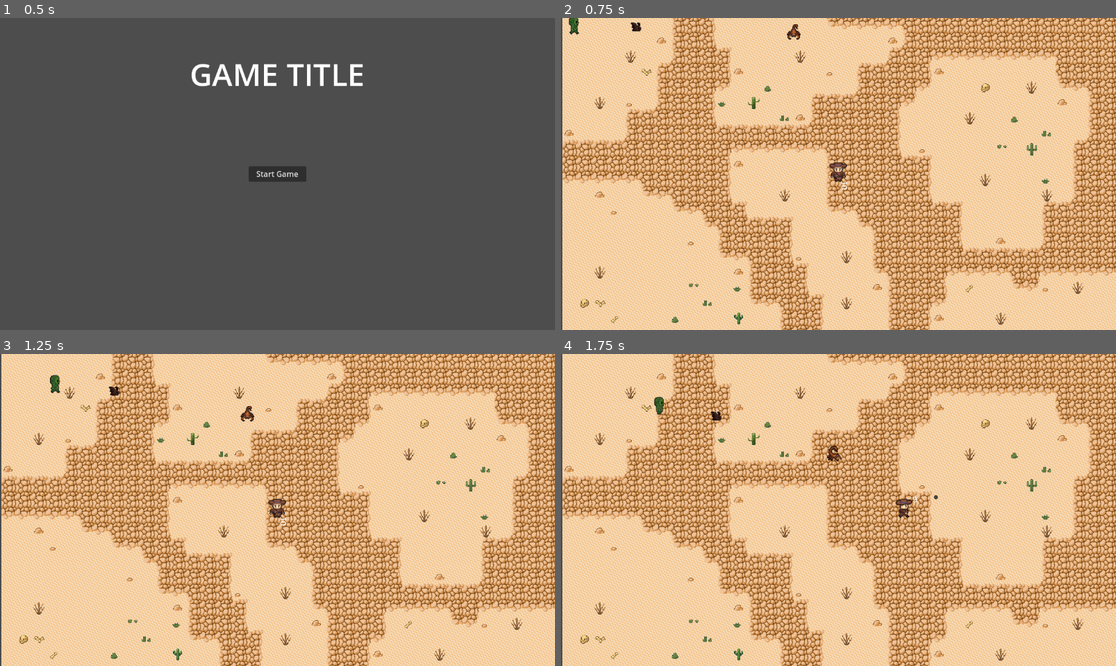
Above: before the commit, frames 1-4 (two rows, left to right).
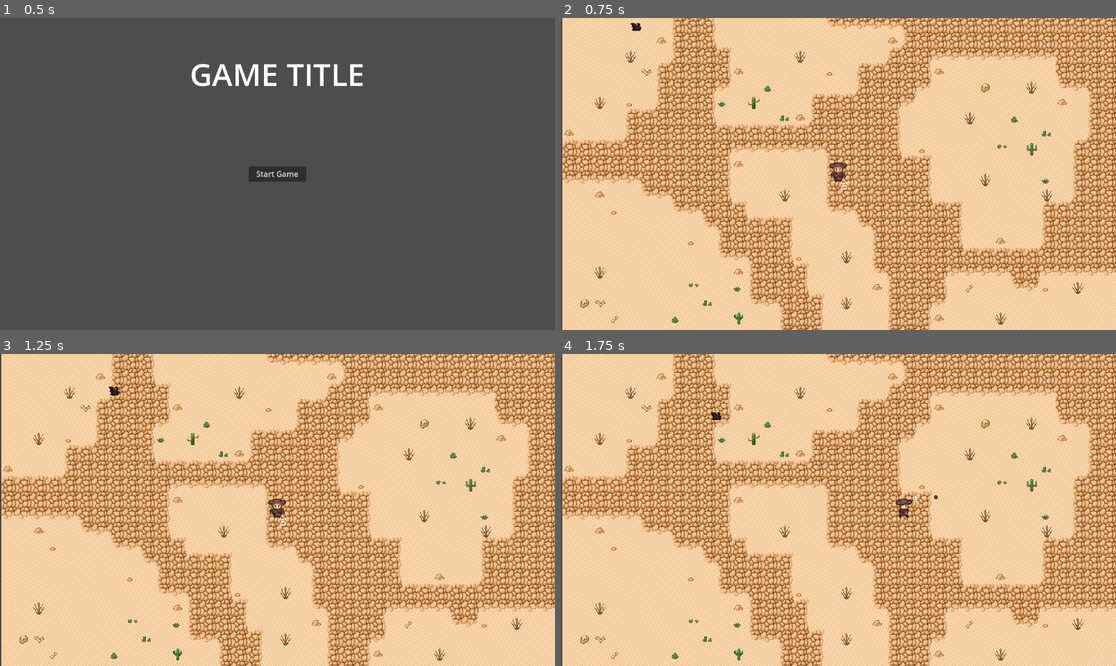
Above: after the commit, the same moments.

Repository: elloco02/gae-final-assignment
Game: Godot game, scene res://main_menu/main_menu.tscn
The game is run twice, just before and just after one commit, with the same random seed, the same clock (stepped at 60 frames per second) and the same inputs.
Inputs (mouse positions are in pixels of both pictures, inside the frame that each line leads up to):
- Up to frame 1 (0.5 s): no input
- Up to frame 2 (0.75 s): click "Start Game" at 0.5 s
- Up to frame 3 (1.25 s): no input
- Up to frame 4 (1.75 s): move the mouse to (960, 494) at 1.27 s; hold D (right) from 1.28 s (still down); click (960, 494) at 1.35 s

Frame 1 is identical in both runs. In frame 2, 0.2% of the frame differs, in the area x 1-44%, y 0-7%; in frame 3, 0.2%; in frame 4, 0.2%.

Commit message:
updated bat

Diff:
--- a/neues-spiel/enemies/bat/bat.tscn
+++ b/neues-spiel/enemies/bat/bat.tscn
@@ -10,55 +10,131 @@
 [ext_resource type="PackedScene" uid="uid://doqqe02jv0c2n" path="res://enemies/enemy_melee_attack.tscn" id="7_ss5yy"]
 [ext_resource type="Resource" uid="uid://ddsjkofmwt1pe" path="res://enemies/bat/bat_attack.tres" id="8_f0cyw"]
 
+[sub_resource type="AtlasTexture" id="AtlasTexture_do1l7"]
+atlas = ExtResource("2_do1l7")
+region = Rect2(384, 0, 32, 32)
+
 [sub_resource type="AtlasTexture" id="AtlasTexture_hpvq7"]
 atlas = ExtResource("2_do1l7")
-region = Rect2(0, 0, 32, 32)
+region = Rect2(480, 0, 32, 32)
 
 [sub_resource type="AtlasTexture" id="AtlasTexture_swikw"]
 atlas = ExtResource("2_do1l7")
-region = Rect2(96, 0, 32, 32)
+region = Rect2(448, 0, 32, 32)
 
 [sub_resource type="AtlasTexture" id="AtlasTexture_mrbmq"]
 atlas = ExtResource("2_do1l7")
-region = Rect2(64, 0, 32, 32)
+region = Rect2(416, 0, 32, 32)
 
 [sub_resource type="AtlasTexture" id="AtlasTexture_o7jqe"]
 atlas = ExtResource("2_do1l7")
-region = Rect2(32, 0, 32, 32)
+region = Rect2(128, 0, 32, 32)
+
+[sub_resource type="AtlasTexture" id="AtlasTexture_l2dbv"]
+atlas = ExtResource("2_do1l7")
+region = Rect2(160, 0, 32, 32)
+
+[sub_resource type="AtlasTexture" id="AtlasTexture_cl02q"]
+atlas = ExtResource("2_do1l7")
+region = Rect2(320, 0, 32, 32)
+
+[sub_resource type="AtlasTexture" id="AtlasTexture_2kly7"]
+atlas = ExtResource("2_do1l7")
+region = Rect2(352, 0, 32, 32)
+
+[sub_resource type="AtlasTexture" id="AtlasTexture_c1vmm"]
+atlas = ExtResource("2_do1l7")
+region = Rect2(256, 0, 32, 32)
+
+[sub_resource type="AtlasTexture" id="AtlasTexture_r3l51"]
+atlas = ExtResource("2_do1l7")
+region = Rect2(288, 0, 32, 32)
+
+[sub_resource type="AtlasTexture" id="AtlasTexture_v8j82"]
+atlas = ExtResource("2_do1l7")
+region = Rect2(192, 0, 32, 32)
+
+[sub_resource type="AtlasTexture" id="AtlasTexture_nk8im"]
+atlas = ExtResource("2_do1l7")
+region = Rect2(224, 0, 32, 32)
 
 [sub_resource type="SpriteFrames" id="SpriteFrames_l2dbv"]
 animations = [{
 "frames": [{
 "duration": 1.0,
+"texture": SubResource("AtlasTexture_do1l7")
+}],
+"loop": false,
+"name": &"attack_down",
+"speed": 5.0
+}, {
+"frames": [{
+"duration": 1.0,
 "texture": SubResource("AtlasTexture_hpvq7")
 }],
-"loop": true,
-"name": &"walk_down",
+"loop": false,
+"name": &"attack_left",
 "speed": 5.0
 }, {
 "frames": [{
 "duration": 1.0,
 "texture": SubResource("AtlasTexture_swikw")
 }],
-"loop": true,
-"name": &"walk_left",
+"loop": false,
+"name": &"attack_right",
 "speed": 5.0
 }, {
 "frames": [{
 "duration": 1.0,
 "texture": SubResource("AtlasTexture_mrbmq")
 }],
-"loop": true,
-"name": &"walk_right",
+"loop": false,
+"name": &"attack_up",
 "speed": 5.0
 }, {
 "frames": [{
 "duration": 1.0,
 "texture": SubResource("AtlasTexture_o7jqe")
+}, {
+"duration": 1.0,
+"texture": SubResource("AtlasTexture_l2dbv")
+}],
+"loop": true,
+"name": &"walk_down",
+"speed": 10.0
+}, {
+"frames": [{
+"duration": 1.0,
+"texture": SubResource("AtlasTexture_cl02q")
+}, {
+"duration": 1.0,
+"texture": SubResource("AtlasTexture_2kly7")
+}],
+"loop": true,
+"name": &"walk_left",
+"speed": 10.0
+}, {
+"frames": [{
+"duration": 1.0,
+"texture": SubResource("AtlasTexture_c1vmm")
+}, {
+"duration": 1.0,
+"texture": SubResource("AtlasTexture_r3l51")
+}],
+"loop": true,
+"name": &"walk_right",
+"speed": 10.0
+}, {
+"frames": [{
+"duration": 1.0,
+"texture": SubResource("AtlasTexture_v8j82")
+}, {
+"duration": 1.0,
+"texture": SubResource("AtlasTexture_nk8im")
 }],
 "loop": true,
 "name": &"walk_up",
-"speed": 5.0
+"speed": 10.0
 }]
 
 [sub_resource type="RectangleShape2D" id="RectangleShape2D_4k4o5"]
--- a/neues-spiel/utility/level.tscn
+++ b/neues-spiel/utility/level.tscn
@@ -29,9 +29,11 @@
 player = NodePath("../../Player")
 
 [node name="CactusDude" parent="." instance=ExtResource("4_7lyf1")]
+visible = false
 
 [node name="Bat" parent="." instance=ExtResource("5_6utho")]
 position = Vector2(131, 0)
 
 [node name="Scorpion" parent="." instance=ExtResource("6_85qjo")]
+visible = false
 position = Vector2(474, 0)
Binary file changed: neues-spiel/assets/bat/bat-Sheet.png
Not shown: 1 places in neues-spiel/enemies/bat/bat.tscn that only renumber resources
